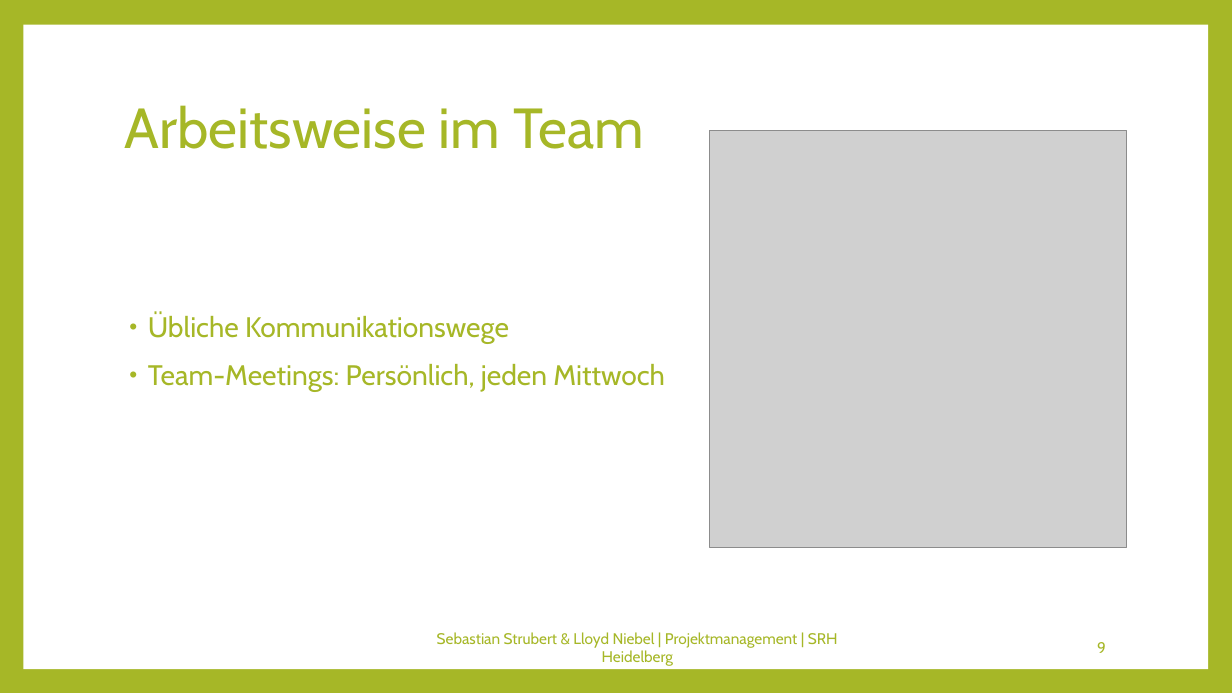
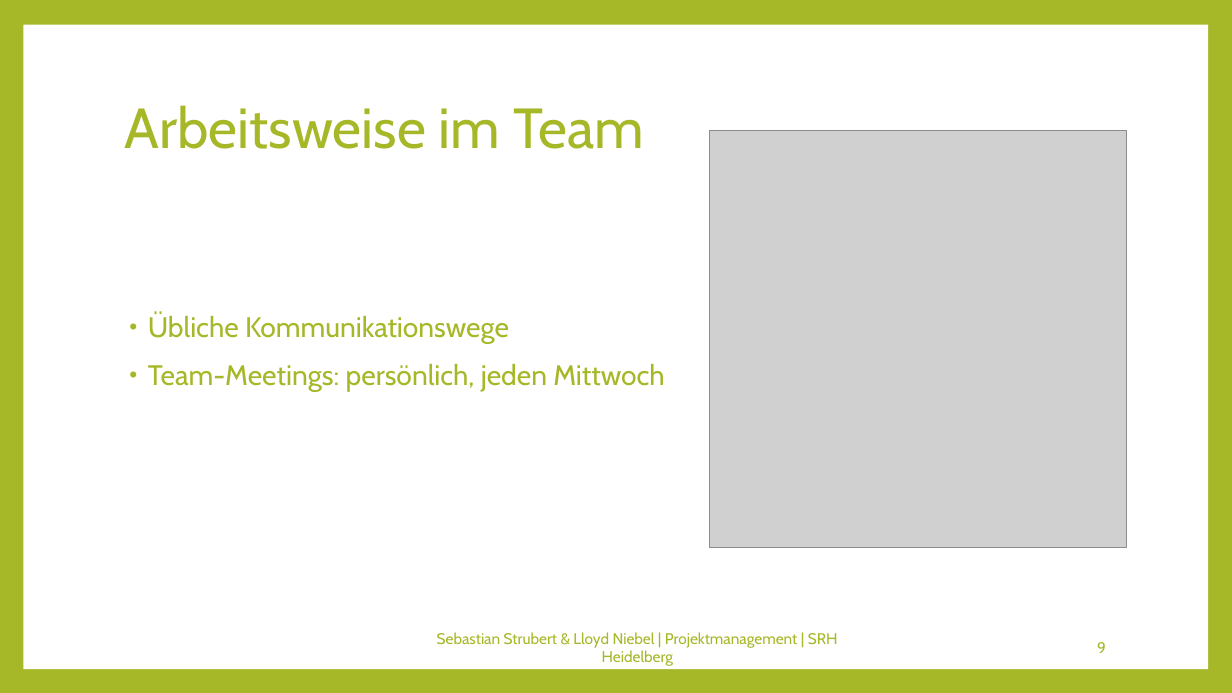
Before and after one commit to Kulu-M/KanBan-App, a slide deck: slide 9 of KanBan-App/Documents/Abschlusspräsentation/Projektmanagement.pptx. Drawn at 1232x693 pixels with LibreOffice and Linux fonts; fonts in the diff are those of the drawing; grey boxes stand for pictures. Boxes give left, top, right and bottom in pixels: in the first picture for what was removed or moved away, otherwise in the second. Text is boxed around its words. In the diff, an @@ line names an element or a change of style, - is before the commit and + after.

```diff
--- a/KanBan-App/Documents/Abschlusspräsentation/Projektmanagement.pptx
+++ b/KanBan-App/Documents/Abschlusspräsentation/Projektmanagement.pptx
@@ text at (148,364,664,391): text changed @@
-• Team-Meetings: Persönlich, jeden Mittwoch
+• Team-Meetings: persönlich, jeden Mittwoch
```
Also in this commit, not shown: 7 other slides changed, 5 other files.
